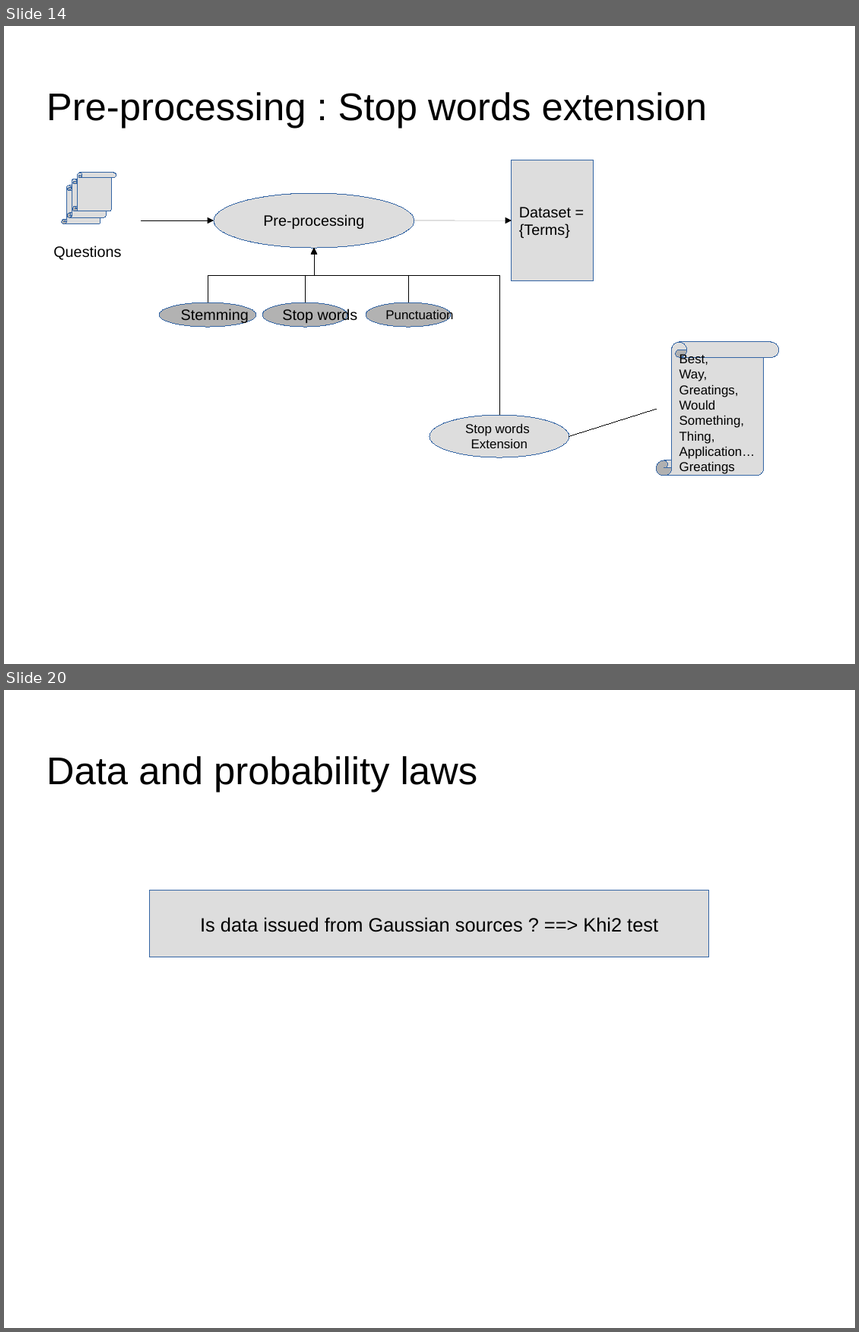
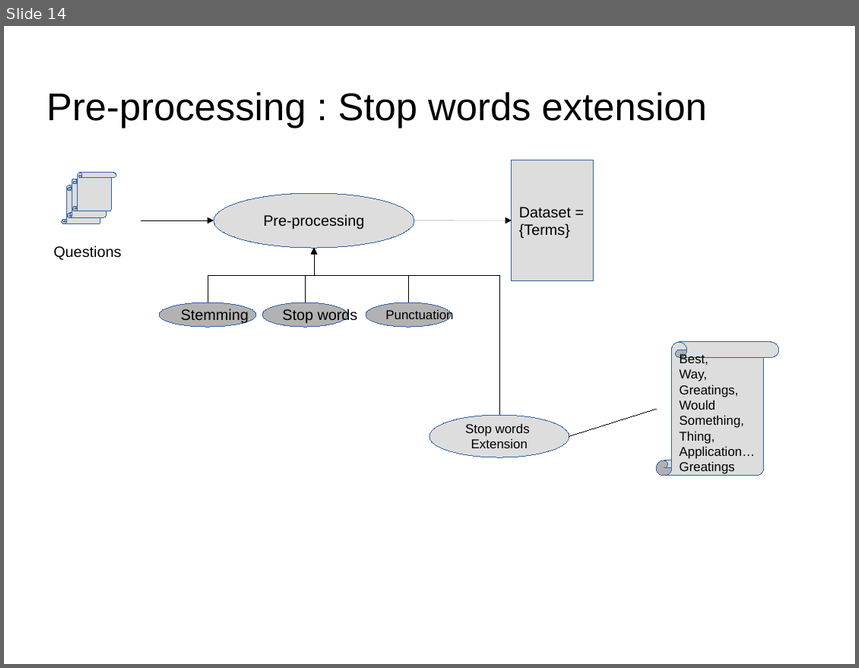
Before and after one commit to dataforcast/OC_Datascientist, a slide deck: P6/report/Openclassrooms_ParcoursDatascientist_P6-V1.odp. Shown one above the other, each under a label of ours: slides 14 and 20 before the commit, slide 14 after it; the slides between them are not shown. The pictures are 859x1332 and 859x668 pixels, drawn with LibreOffice and Linux fonts; fonts in the diff are those of the drawing; background and template pictures are left out. Boxes give left, top, right and bottom in pixels: in the first picture for what was removed or moved away, otherwise in the second. Text is boxed around its words. In the diff, an @@ line names an element or a change of style, - is before the commit and + after.

```diff
--- a/P6/report/Openclassrooms_ParcoursDatascientist_P6-V1.odp
+++ b/P6/report/Openclassrooms_ParcoursDatascientist_P6-V1.odp
@@ slide 20 removed at (4, 690, 855, 1328), background picture (left out) @@
@@ title removed at (47, 756, 478, 792) @@
-Data and probability laws
@@ rectangle removed at (150, 891, 709, 958) @@
-Is data issued from Gaussian sources ? ==> Khi2 test
```
Also in this commit, not shown: 9 slides changed, 2 slides added, 2 other slides removed, 4 other files.
